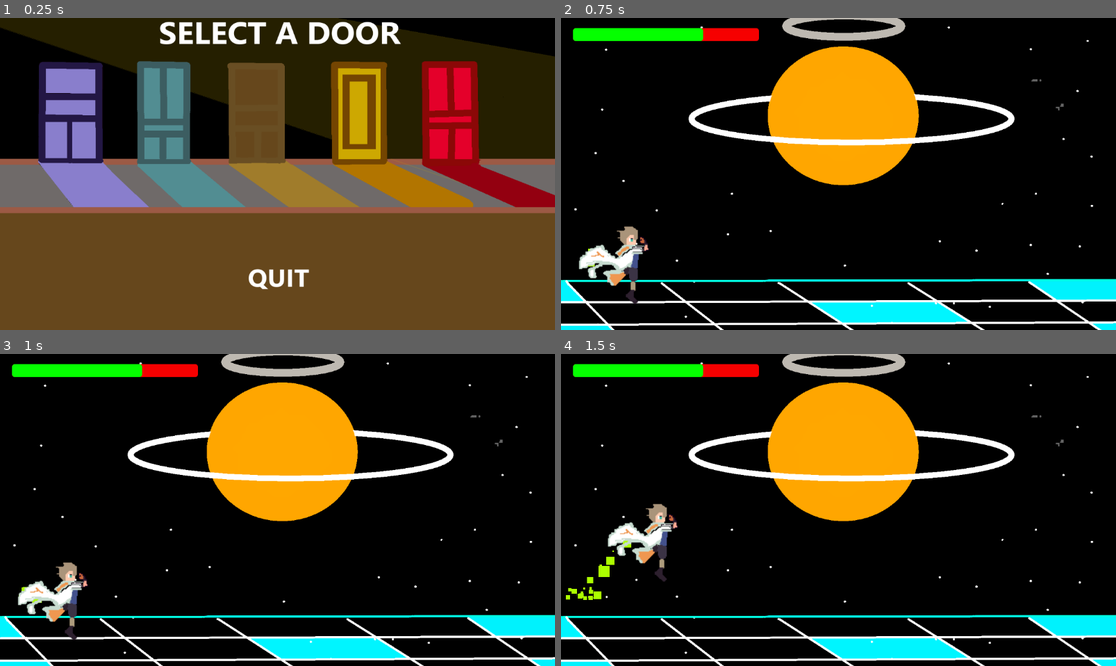
Above: before the commit, frames 1-4 (two rows, left to right).
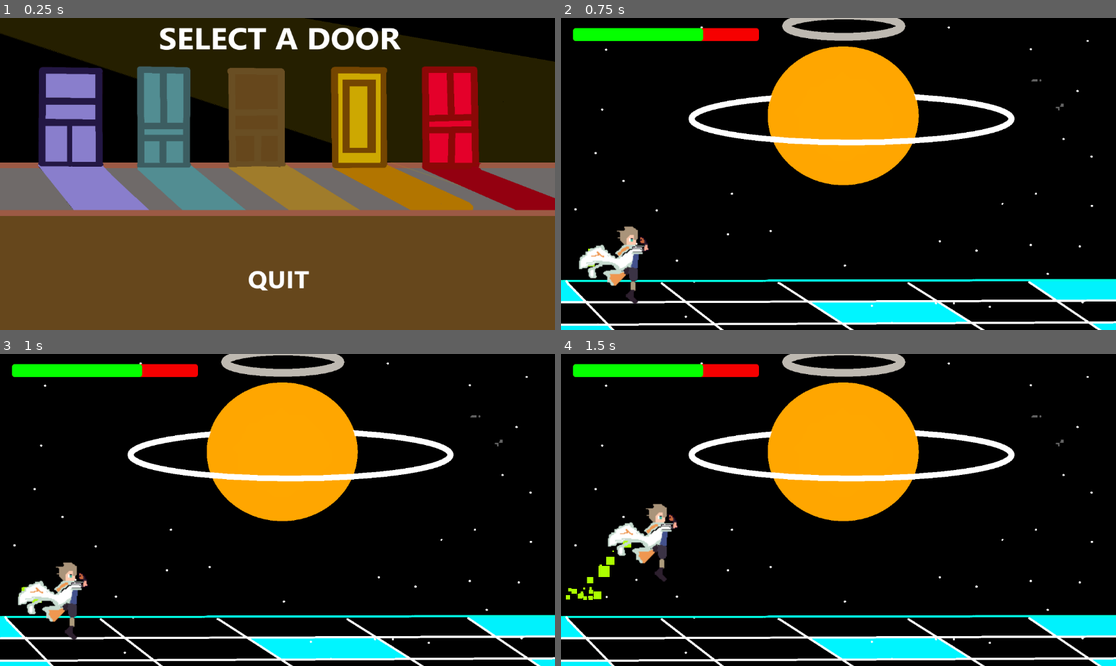
Above: after the commit, the same moments.

Repository: jwang5-dot/12-DT-Project
Game: Godot game, scene res://scene/mainmenu.tscn
Two runs of this game, one before a commit and one after it. Both use one fixed random seed, a clock stepped at 60 frames per second and the inputs below.
Inputs (mouse positions are in pixels of both pictures, inside the frame that each line leads up to):
- Up to frame 1 (0.25 s): no input
- Up to frame 2 (0.75 s): click "PLAY" at 0.5 s
- Up to frame 3 (1 s): no input
- Up to frame 4 (1.5 s): tap Enter (ui_accept) at 1.25 s; move the mouse to (960, 494) at 1.27 s; hold Right (ui_right) from 1.28 s (still down)

The runs differ from the first frame. In frame 1, 11% of the frame differs, in the area x 0-100%, y 0-88%; in frame 2, nothing differs; in frame 3, nothing differs; in frame 4, nothing differs.

Commit message:
main menu upd

Diff:
--- a/assessment-game/scene/mainmenu.tscn
+++ b/assessment-game/scene/mainmenu.tscn
@@ -36,8 +36,8 @@
 text = "PLAY"
 
 [node name="MainMenu7" type="Sprite2D" parent="VBoxContainer2" unique_id=1764803551]
-position = Vector2(571.5, 157.00006)
-scale = Vector2(0.8020834, 0.7675781)
+position = Vector2(571.5, 163.50005)
+scale = Vector2(0.8020834, 0.7548829)
 texture = ExtResource("2_h8uk4")
 
 [connection signal="pressed" from="VBoxContainer/Button2" to="." method="_quit"]
